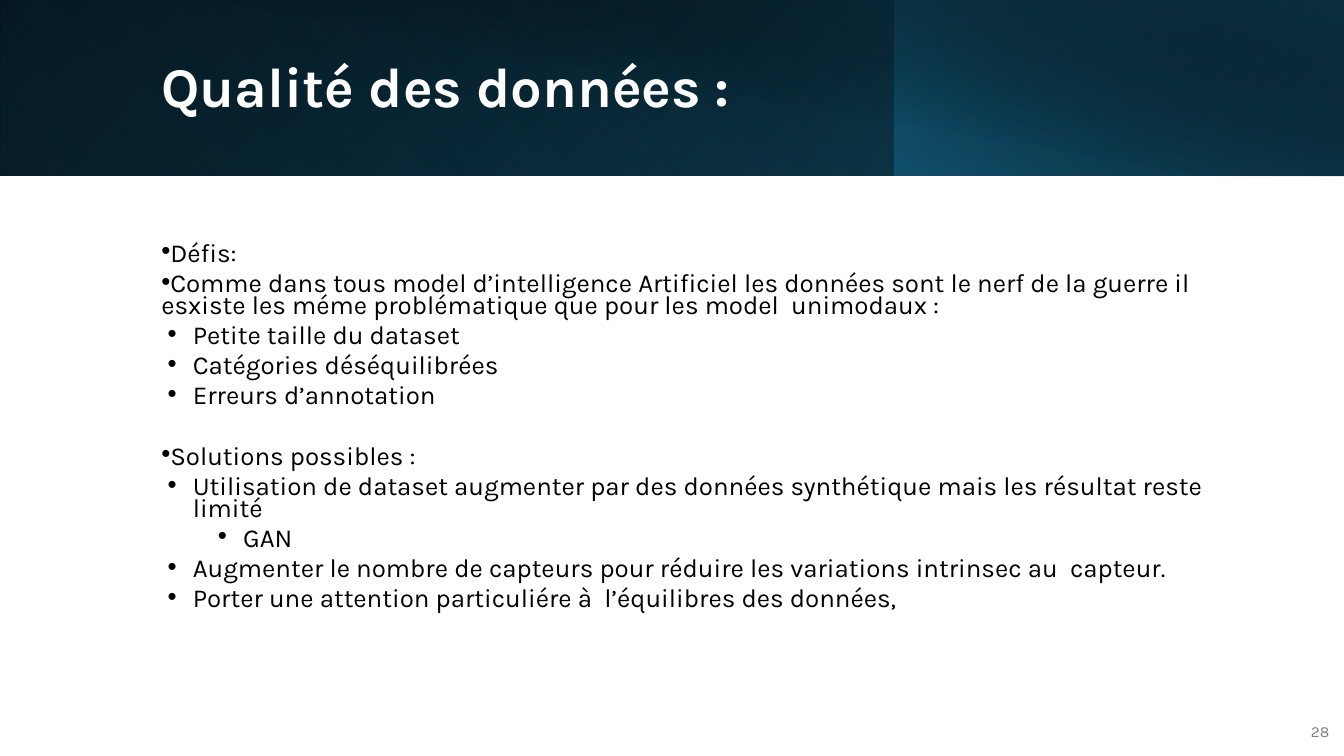
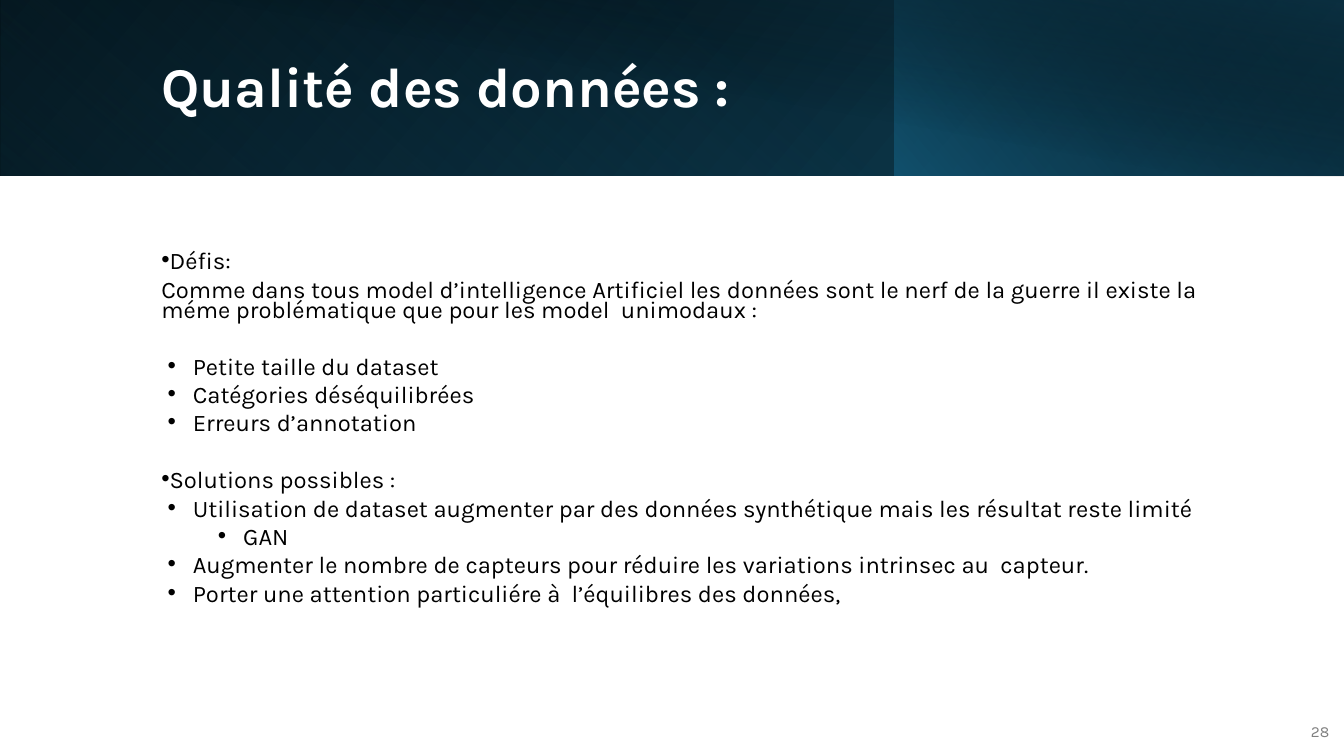
Before and after one commit to IzowRM/Stage-Cetic, a slide deck: slide 28 of Doc Slide/Presentation_du_27_01.pptx. Drawn at 1344x756 pixels with LibreOffice and Linux fonts; fonts in the diff are those of the drawing. Boxes give left, top, right and bottom in pixels: in the first picture for what was removed or moved away, otherwise in the second. Text is boxed around its words. In the diff, an @@ line names an element or a change of style, - is before the commit and + after.

```diff
--- a/Doc Slide/Presentation_du_27_01.pptx
+++ b/Doc Slide/Presentation_du_27_01.pptx
@@ text at (x1=170, y1=251, x2=1192, y2=608): size 18.5 to 17 pt in "Défis:", "Petite taille du dataset", "Catégories déséquilibrées", "Erreurs d’annotation" and 5 more places @@
@@ text at (x1=161, y1=280, x2=1196, y2=324): text changed; size 18.5 to 17 pt @@
-• Comme dans tous model d’intelligence Artificiel les données sont le nerf de la guerre il esxiste les méme problématique que pour les model unimodaux :
+Comme dans tous model d’intelligence Artificiel les données sont le nerf de la guerre il existe la méme problématique que pour les model unimodaux :
```
Also in this commit, not shown: 2 other slides changed.
